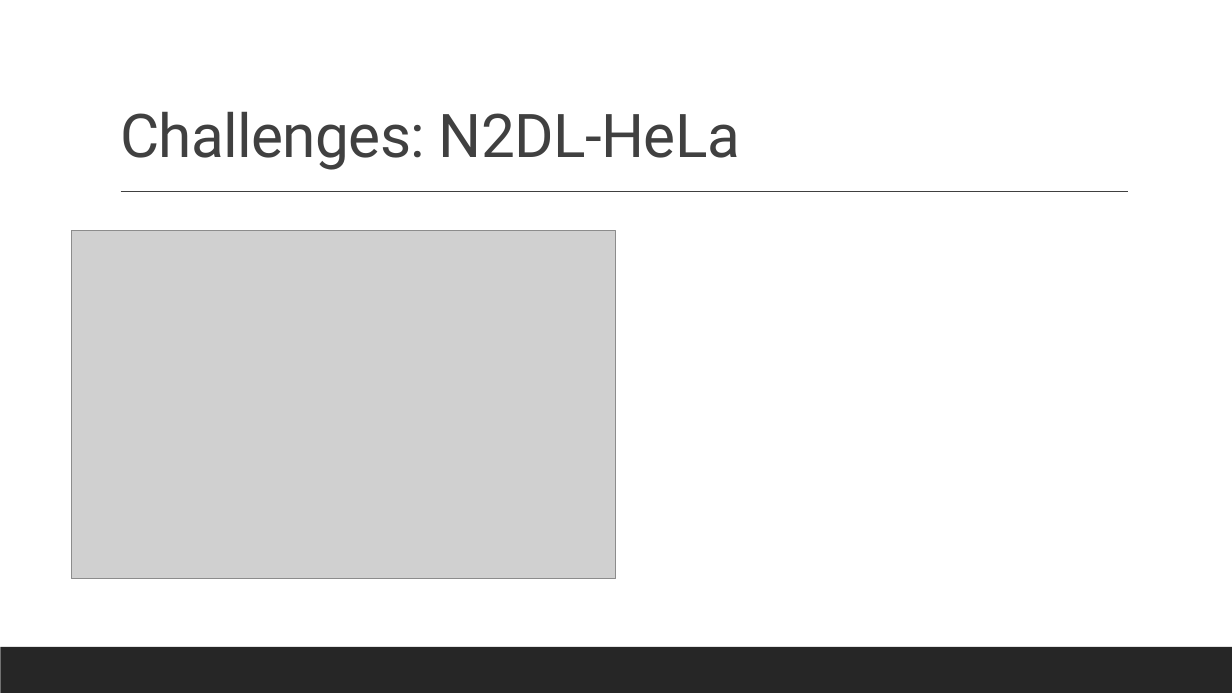
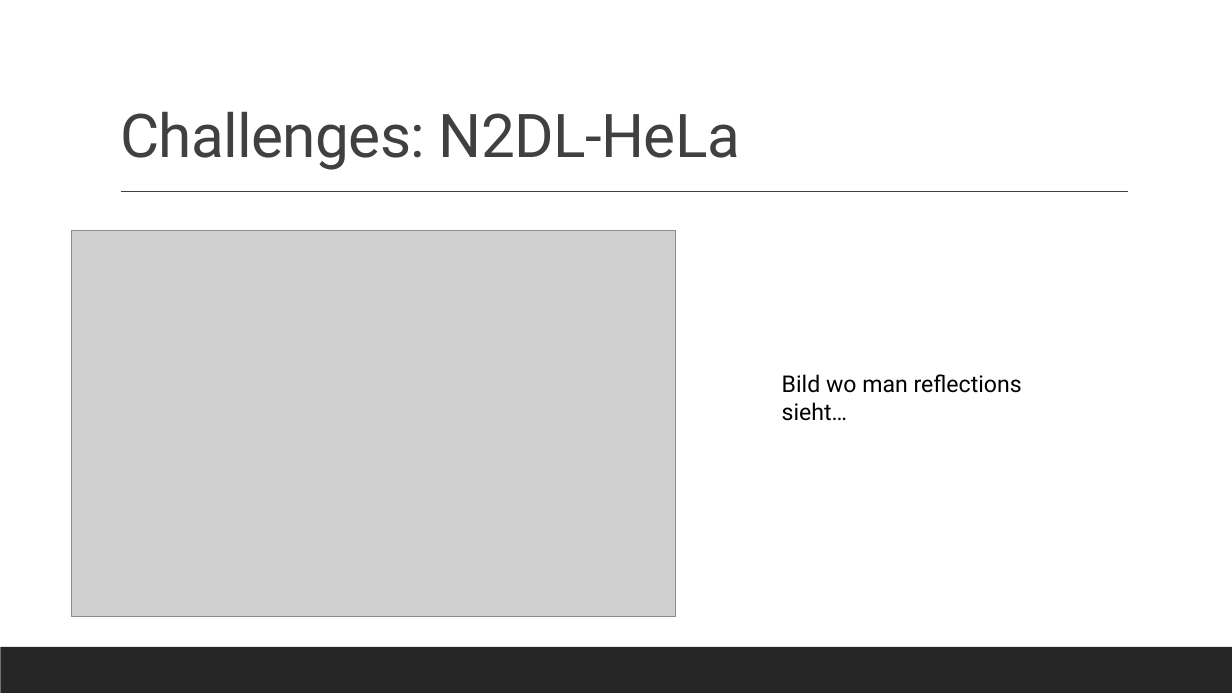
Before and after one commit to datascience-mobi-2022/2022-topic-01-team-04, a slide deck: slide 17 of presentation/layout(2).pptx (slide 9 before the commit). Drawn at 1232x693 pixels with LibreOffice and Linux fonts; fonts in the diff are those of the drawing; grey boxes stand for pictures. Boxes give left, top, right and bottom in pixels: in the first picture for what was removed or moved away, otherwise in the second. Text is boxed around its words. In the diff, an @@ line names an element or a change of style, - is before the commit and + after.

```diff
--- a/presentation/layout(2).pptx
+++ b/presentation/layout(2).pptx
@@ picture: place and size @@
-picture at (71, 231, 616, 579)
+picture at (71, 231, 676, 617)
@@ text added at (782, 374, 1022, 421), 18 pt, text #000000 @@
+Bild wo man reflections sieht…
```
Also in this commit, not shown: 6 other slides changed, 1 slide added, 2 slides removed.
